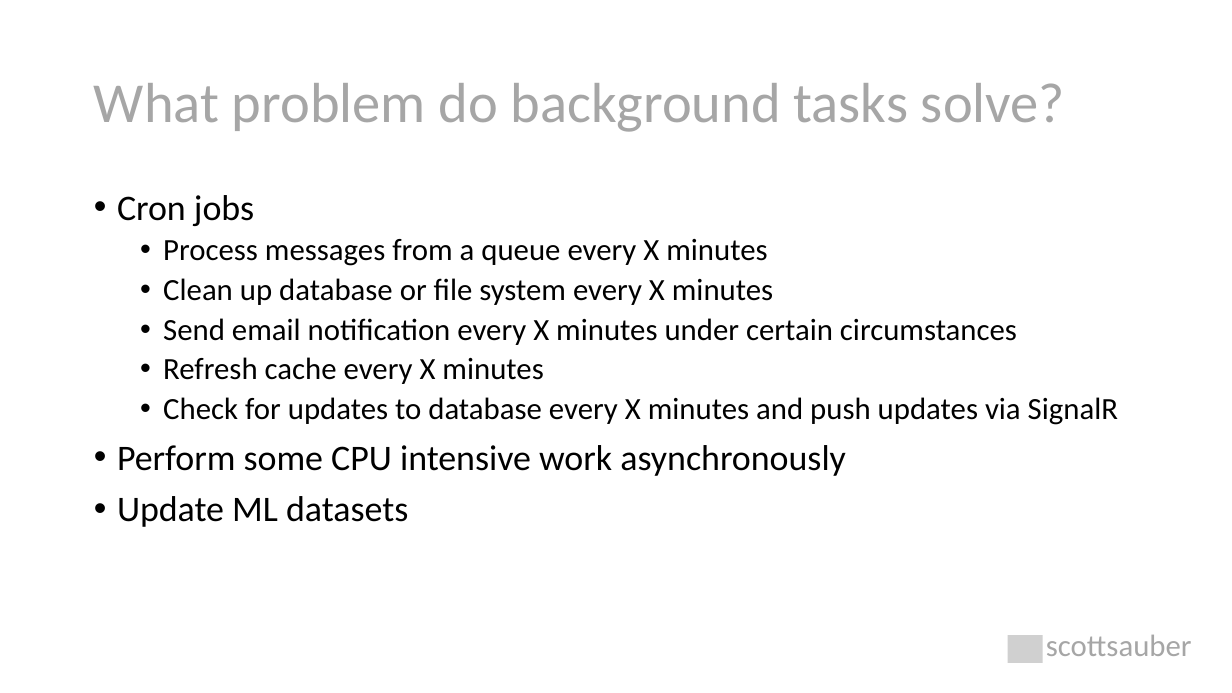
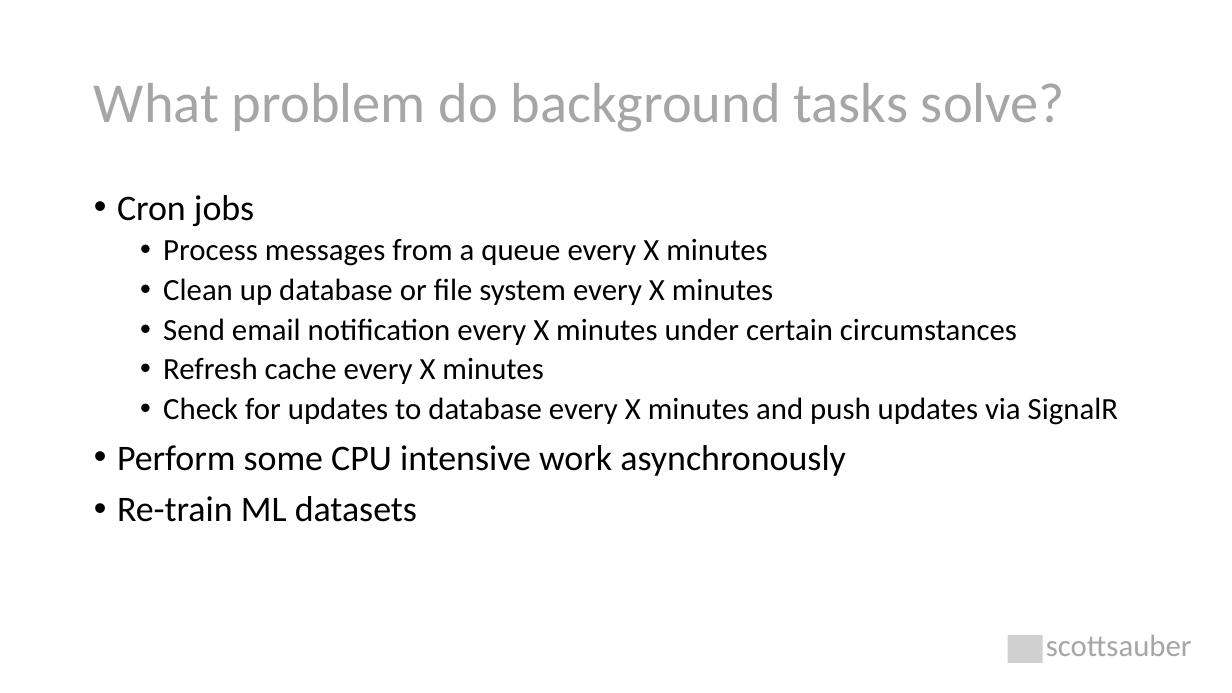
Before and after one commit to nirzaf/DotNetWorkShopTalk, a slide deck: slide 6 of 2020-10-16 - NDC Sydney - The Background on Background Tasks in .NET Core/The Background on Background Tasks.pptx. Drawn at 1232x693 pixels with LibreOffice and Linux fonts; fonts in the diff are those of the drawing; grey boxes stand for pictures. Boxes give left, top, right and bottom in pixels: in the first picture for what was removed or moved away, otherwise in the second. Text is boxed around its words. In the diff, an @@ line names an element or a change of style, - is before the commit and + after.

```diff
--- a/2020-10-16 - NDC Sydney - The Background on Background Tasks in .NET Core/The Background on Background Tasks.pptx
+++ b/2020-10-16 - NDC Sydney - The Background on Background Tasks in .NET Core/The Background on Background Tasks.pptx
@@ text at (117,496,417,522): text changed @@
-• Update ML datasets
+• Re-train ML datasets
```
Also in this commit, not shown: 4 other slides changed, 16 other files.
